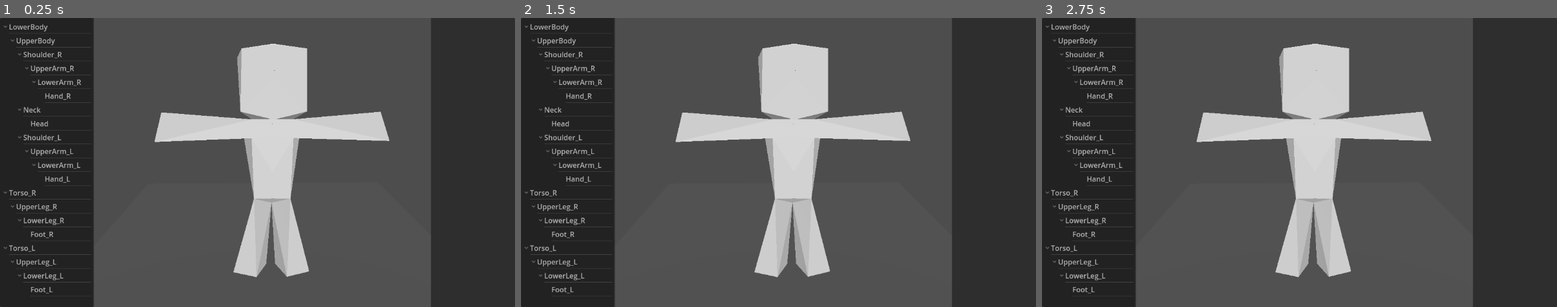
Above: before the commit, frames 1-3 (left to right).
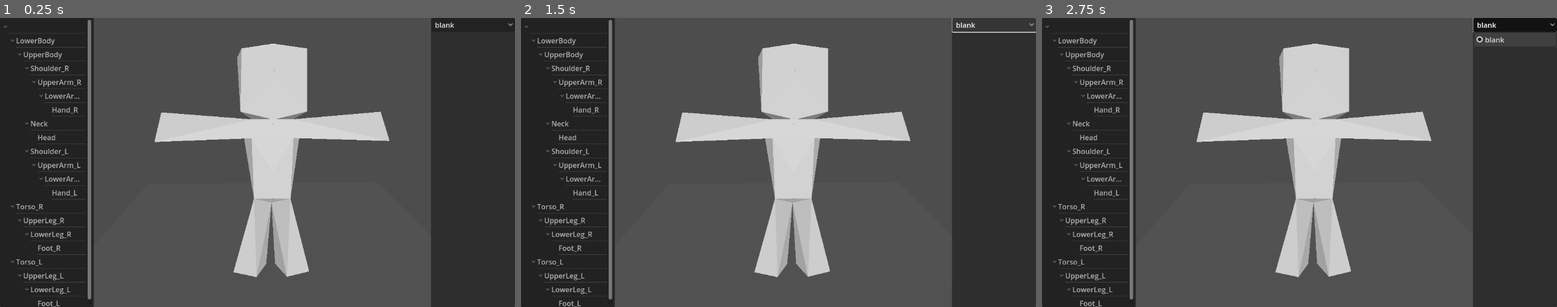
Above: after the commit, the same moments.

Repository: All-Chronical/MantleM
Game: Godot game, scene res://Program/char_maker_control.tscn
The game is run twice, just before and just after one commit, with the same random seed, the same clock (stepped at 60 frames per second) and the same inputs.
Inputs (mouse positions are in pixels of both pictures, inside the frame that each line leads up to):
- Up to frame 1 (0.25 s): no input
- Up to frame 2 (1.5 s): click (994, 23) at 0.5 s, where only the run after the commit has a clickable "blank"; click (994, 23) at 1.25 s, where only the run after the commit has a clickable "blank"
- Up to frame 3 (2.75 s): click (1515, 23) at 2 s, where only the run after the commit has a clickable "blank"

The runs differ from the first frame. In frame 1, 2.2% of the frame differs, in the area x 0-100%, y 0-100%; in frame 2, 2.3%; in frame 3, 3.0%.

Commit message:
feat: mantle resource and cached bone hierarchy

Diff:
--- /dev/null
+++ b/Mantles/blank.tres
@@ -0,0 +1,8 @@
+[gd_resource type="Resource" script_class="Mantle" load_steps=2 format=3]
+
+[ext_resource type="Script" path="res://Resources/mantle.gd" id="1_mantle"]
+
+[resource]
+script = ExtResource("1_mantle")
+rigType = 0
+notes = PackedStringArray()
--- a/Program/char_maker_control.tscn
+++ b/Program/char_maker_control.tscn
@@ -15,6 +15,8 @@
 anchor_bottom = 1.0
 grow_horizontal = 2
 grow_vertical = 2
+size_flags_horizontal = 3
+size_flags_vertical = 3
 script = ExtResource("1_xq6uu")
 hierarchyList = NodePath("Hierarchy/Tree")
 
@@ -44,6 +46,29 @@
 grow_horizontal = 0
 grow_vertical = 2
 
+[node name="VBoxContainer" type="VBoxContainer" parent="Inspector"]
+layout_mode = 1
+anchors_preset = 15
+anchor_right = 1.0
+anchor_bottom = 1.0
+offset_left = 15.0
+grow_horizontal = 2
+grow_vertical = 2
+
+[node name="OptionButton" type="OptionButton" parent="Inspector/VBoxContainer"]
+layout_mode = 2
+
+[node name="Label" type="Label" parent="Inspector/VBoxContainer"]
+visible = false
+layout_mode = 2
+text = "Notes:"
+
+[node name="TextEdit" type="TextEdit" parent="Inspector/VBoxContainer"]
+visible = false
+layout_mode = 2
+size_flags_vertical = 0
+placeholder_text = "notes here"
+
 [node name="SubViewportContainer" type="SubViewportContainer" parent="."]
 clip_contents = true
 layout_mode = 1
--- /dev/null
+++ b/Resources/mantle.gd
@@ -0,0 +1,5 @@
+extends Resource
+class_name Mantle
+
+@export var rigType: int = 0
+@export var notes: PackedStringArray
--- /dev/null
+++ b/Scripts/char_maker_control.gd
@@ -0,0 +1,132 @@
+extends Control
+
+@export var hierarchyList : Tree
+@export var skeleton : Skeleton3D
+@export var mesh : MeshInstance3D
+
+@onready var menuBar: MenuBar = $Inspector/VBoxContainer/MenuBar
+@onready var notesLabel: Label = $Inspector/VBoxContainer/Label
+@onready var notesEdit: TextEdit = $Inspector/VBoxContainer/TextEdit
+
+var _mantle_popup: PopupMenu
+var _loaded_mantle: Mantle = null
+var _bone_order_cache: Dictionary = {}  # rigType -> PackedInt32Array
+var _bone_to_note_idx: Dictionary = {}  # bone_idx -> note_idx
+var _updating_note: bool = false
+
+func _ready():
+	skeleton = find_children("*", "Skeleton3D", true, false)[0]
+	mesh = skeleton.find_children("*", "MeshInstance3D", true, false)[0]
+
+	# Setup menu bar with Mantles popup
+	_mantle_popup = PopupMenu.new()
+	_mantle_popup.name = "Mantles"
+	menuBar.add_child(_mantle_popup)
+	_mantle_popup.id_pressed.connect(_on_mantle_selected)
+	_refresh_mantle_menu()
+
+	# Setup tree selection
+	hierarchyList.item_selected.connect(_on_bone_selected)
+
+	# Setup text edit
+	notesEdit.text_changed.connect(_on_note_edited)
+	notesLabel.visible = false
+	notesEdit.visible = false
+
+func _refresh_mantle_menu() -> void:
+	_mantle_popup.clear()
+	var dir := DirAccess.open("res://Mantles")
+	if dir == null:
+		return
+	dir.list_dir_begin()
+	var file_name = dir.get_next()
+	var id := 0
+	while file_name != "":
+		if file_name.ends_with(".tres") or file_name.ends_with(".res"):
+			_mantle_popup.add_item(file_name.get_basename(), id)
+			_mantle_popup.set_item_metadata(id, "res://Mantles/" + file_name)
+			id += 1
+		file_name = dir.get_next()
+	dir.list_dir_end()
+
+func _on_mantle_selected(id: int) -> void:
+	var path: String = _mantle_popup.get_item_metadata(id)
+	var mantle := load(path) as Mantle
+	if mantle == null:
+		push_error("Failed to load mantle: " + path)
+		return
+	_loaded_mantle = mantle
+
+	# Get cached bone order for this rig type
+	var bone_order := _get_bone_order(mantle.rigType)
+
+	# Build bone_idx -> note_idx mapping
+	_bone_to_note_idx.clear()
+	for i in range(bone_order.size()):
+		_bone_to_note_idx[bone_order[i]] = i
+
+	# Populate tree
+	hierarchyList.clear()
+	var root := hierarchyList.create_item()
+	for bone_idx in skeleton.get_parentless_bones():
+		_add_bone_to_tree(bone_idx, root)
+
+	# Show notes UI
+	notesLabel.visible = true
+	notesEdit.visible = true
+
+func _get_bone_order(rig_type: int) -> PackedInt32Array:
+	if _bone_order_cache.has(rig_type):
+		return _bone_order_cache[rig_type]
+
+	var order := PackedInt32Array()
+	for bone_idx in skeleton.get_parentless_bones():
+		_traverse_bones(bone_idx, order)
+	_bone_order_cache[rig_type] = order
+	return order
+
+func _traverse_bones(bone_idx: int, order: PackedInt32Array) -> void:
+	order.append(bone_idx)
+	for child_idx in skeleton.get_bone_children(bone_idx):
+		_traverse_bones(child_idx, order)
+
+func _add_bone_to_tree(bone_idx: int, parent_item: TreeItem) -> void:
+	var item := hierarchyList.create_item(parent_item)
+	item.set_text(0, skeleton.get_bone_name(bone_idx))
+	item.set_metadata(0, bone_idx)
+	for child_idx in skeleton.get_bone_children(bone_idx):
+		_add_bone_to_tree(child_idx, item)
+
+func _on_bone_selected() -> void:
+	if _loaded_mantle == null:
+		return
+	var item := hierarchyList.get_selected()
+	if item == null:
+		return
+	var bone_idx: int = item.get_metadata(0)
+	if not _bone_to_note_idx.has(bone_idx):
+		return
+	var note_idx: int = _bone_to_note_idx[bone_idx]
+	_updating_note = true
+	if note_idx < _loaded_mantle.notes.size():
+		notesEdit.text = _loaded_mantle.notes[note_idx]
+	else:
+		notesEdit.text = ""
+	_updating_note = false
+
+func _on_note_edited() -> void:
+	if _updating_note or _loaded_mantle == null:
+		return
+	var item := hierarchyList.get_selected()
+	if item == null:
+		return
+	var bone_idx: int = item.get_metadata(0)
+	if not _bone_to_note_idx.has(bone_idx):
+		return
+	var note_idx: int = _bone_to_note_idx[bone_idx]
+	if _loaded_mantle.notes.size() <= note_idx:
+		_loaded_mantle.notes.resize(note_idx + 1)
+	_loaded_mantle.notes[note_idx] = notesEdit.text
+
+func _process(delta):
+	pass
--- a/char_maker_control.gd
+++ b/char_maker_control.gd
@@ -1,24 +1,100 @@
 extends Control
 
-@export var hierarchyList : Tree
-@export var skeleton : Skeleton3D
-@export var mesh : MeshInstance3D
+@export var hierarchyList: Tree
+@export var skeleton: Skeleton3D
+@export var mesh: MeshInstance3D
+
+@onready var _mantle_picker: OptionButton = $"Inspector/VBoxContainer/OptionButton"
+@onready var _note_label: Label = $"Inspector/VBoxContainer/Label"
+@onready var _note_edit: TextEdit = $"Inspector/VBoxContainer/TextEdit"
+
+var _bone_order_cache: Dictionary = {}
+
+var _current_mantle: Mantle = null
+var _current_bone_order: PackedInt32Array = []
+var _current_order_pos: int = -1
+var _mantle_paths: Array[String] = []
 
 func _ready():
 	skeleton = find_children("*", "Skeleton3D", true, false)[0]
 	mesh = skeleton.find_children("*", "MeshInstance3D", true, false)[0]
 
-	#hierarchyList.clear()
+	hierarchyList.clear()
 	var root := hierarchyList.create_item()
-	hierarchyList.hide_root = true
 	for bone_idx in skeleton.get_parentless_bones():
 		_add_bone_to_tree(bone_idx, root)
+	hierarchyList.item_selected.connect(_on_bone_selected)
+
+	_refresh_mantle_options()
+	_mantle_picker.item_selected.connect(_on_mantle_selected)
+
+	_note_edit.text_changed.connect(_on_note_changed)
 
 func _add_bone_to_tree(bone_idx: int, parent_item: TreeItem) -> void:
 	var item := hierarchyList.create_item(parent_item)
 	item.set_text(0, skeleton.get_bone_name(bone_idx))
+	item.set_metadata(0, bone_idx)
 	for child_idx in skeleton.get_bone_children(bone_idx):
 		_add_bone_to_tree(child_idx, item)
 
-func _process(delta):
+func _refresh_mantle_options() -> void:
+	_mantle_picker.clear()
+	_mantle_paths.clear()
+	var dir := DirAccess.open("res://Mantles/")
+	if dir == null:
+		return
+	dir.list_dir_begin()
+	var fname := dir.get_next()
+	while fname != "":
+		if fname.ends_with(".tres"):
+			_mantle_picker.add_item(fname.get_basename())
+			print(fname.get_basename())
+			_mantle_paths.append("res://Mantles/" + fname)
+		fname = dir.get_next()
+	dir.list_dir_end()
+
+func _on_mantle_selected(id: int) -> void:
+	if id >= _mantle_paths.size():
+		return
+	var mantle := load(_mantle_paths[id]) as Mantle
+	if mantle == null:
+		return
+	_current_mantle = mantle
+	_current_bone_order = _get_bone_order(mantle.rigType)
+	while _current_mantle.notes.size() < _current_bone_order.size():
+		_current_mantle.notes.append("")
+	_note_label.show()
+	_note_edit.show()
+
+func _on_bone_selected() -> void:
+	var item := hierarchyList.get_selected()
+	if item == null or _current_mantle == null:
+		return
+	var bone_idx: int = item.get_metadata(0)
+	var order_pos := _current_bone_order.find(bone_idx)
+	if order_pos < 0:
+		return
+	_current_order_pos = order_pos
+	_note_edit.text = _current_mantle.notes[order_pos]
+
+func _on_note_changed() -> void:
+	if _current_mantle == null or _current_order_pos < 0:
+		return
+	_current_mantle.notes[_current_order_pos] = _note_edit.text
+
+func _get_bone_order(rig_type: int) -> PackedInt32Array:
+	if _bone_order_cache.has(rig_type):
+		return _bone_order_cache[rig_type]
+	var order := PackedInt32Array()
+	for bone_idx in skeleton.get_parentless_bones():
+		_build_bone_order(bone_idx, order)
+	_bone_order_cache[rig_type] = order
+	return order
+
+func _build_bone_order(bone_idx: int, order: PackedInt32Array) -> void:
+	order.append(bone_idx)
+	for child_idx in skeleton.get_bone_children(bone_idx):
+		_build_bone_order(child_idx, order)
+
+func _process(_delta):
 	pass
